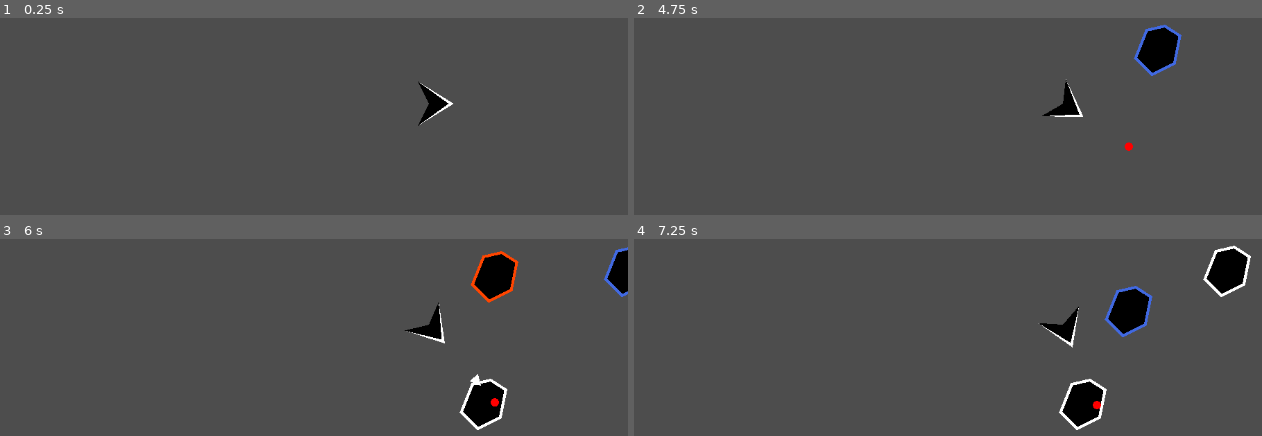
Above: before the commit, frames 1-4 (two rows, left to right).
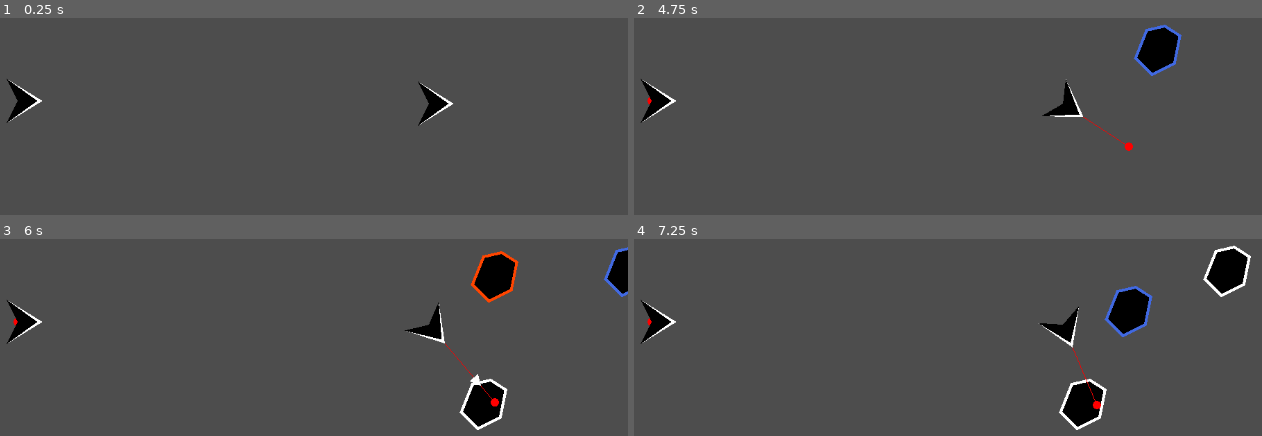
Above: after the commit, the same moments.

Repository: Cuckhands/monkey
Game: Godot game, scene res://scenes/test.tscn
Same seed, same stepped clock (60 frames per second), same inputs: the game is played once before the commit and once after it. The project has no main scene, so this scene is started directly.
Inputs (mouse positions are in pixels of both pictures, inside the frame that each line leads up to):
- Up to frame 1 (0.25 s): no input
- Up to frame 2 (4.75 s): tap Enter at 0.5 s; move the mouse to (1035, 120) at 0.52 s; move the mouse to (1224, 51) at 1.27 s; move the mouse to (1261, 51) at 2.02 s; move the mouse to (outside the picture) at 2.77 s; move the mouse to (1192, 51) at 3.52 s; tap ` (debug) at 4.15 s; move the mouse to (outside the picture) at 4.27 s
- Up to frame 3 (6 s): move the mouse to (627, 272) at 5.02 s; move the mouse to (106, 250) at 5.77 s
- Up to frame 4 (7.25 s): move the mouse to (1192, 272) at 6.52 s

The runs differ from the first frame. In frame 1, 0.5% of the frame differs, in the area x 1-7%, y 30-54%; in frame 2, 0.5%; in frame 3, 0.5%; in frame 4, 0.5%, in the area x 1-74%, y 30-83%.

Commit message:
Add leftover changes (Untested)

Diff:
--- a/scenes/test.tscn
+++ b/scenes/test.tscn
@@ -21,6 +21,11 @@
 [node name="Dart Monkey" parent="." instance=ExtResource("2_bl13t")]
 position = Vector2(865, 268)
 
+[node name="Dart Monkey2" parent="." instance=ExtResource("2_bl13t")]
+position = Vector2(272, 264)
+base_attack_speed = 0.5
+base_damage = 3
+
 [connection signal="child_entered_tree" from="." to="." method="_on_child_entered_tree"]
 [connection signal="child_exiting_tree" from="." to="." method="_on_child_exiting_tree"]
 [connection signal="timeout" from="SpawnTimer" to="." method="_on_spawn_timer_timeout"]
--- /dev/null
+++ b/scripts/level.gd
@@ -0,0 +1 @@
+extends Node
--- a/scripts/monkey.gd
+++ b/scripts/monkey.gd
@@ -65,6 +65,7 @@
 func _draw() -> void:
 	if is_debug_enabled:
 		draw_circle(debug["target_position"], 6.0, Color.RED)
+		draw_line(Vector2.ZERO, debug["target_position"], Color.RED)
 
 # This only recognizes when an object enters and is not a constant check.
 func _on_hitbox_area_entered(_area: Area2D) -> void:
Not shown, added: scripts/level.gd.uid
